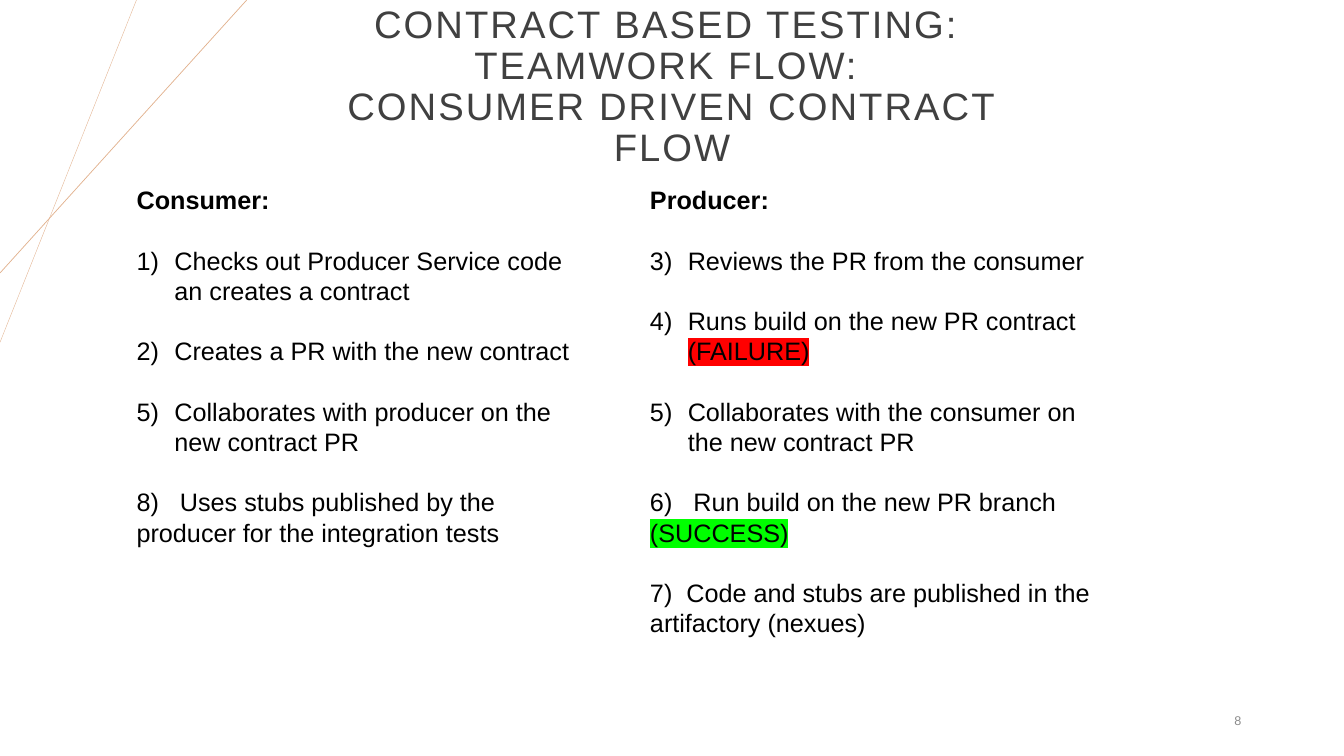
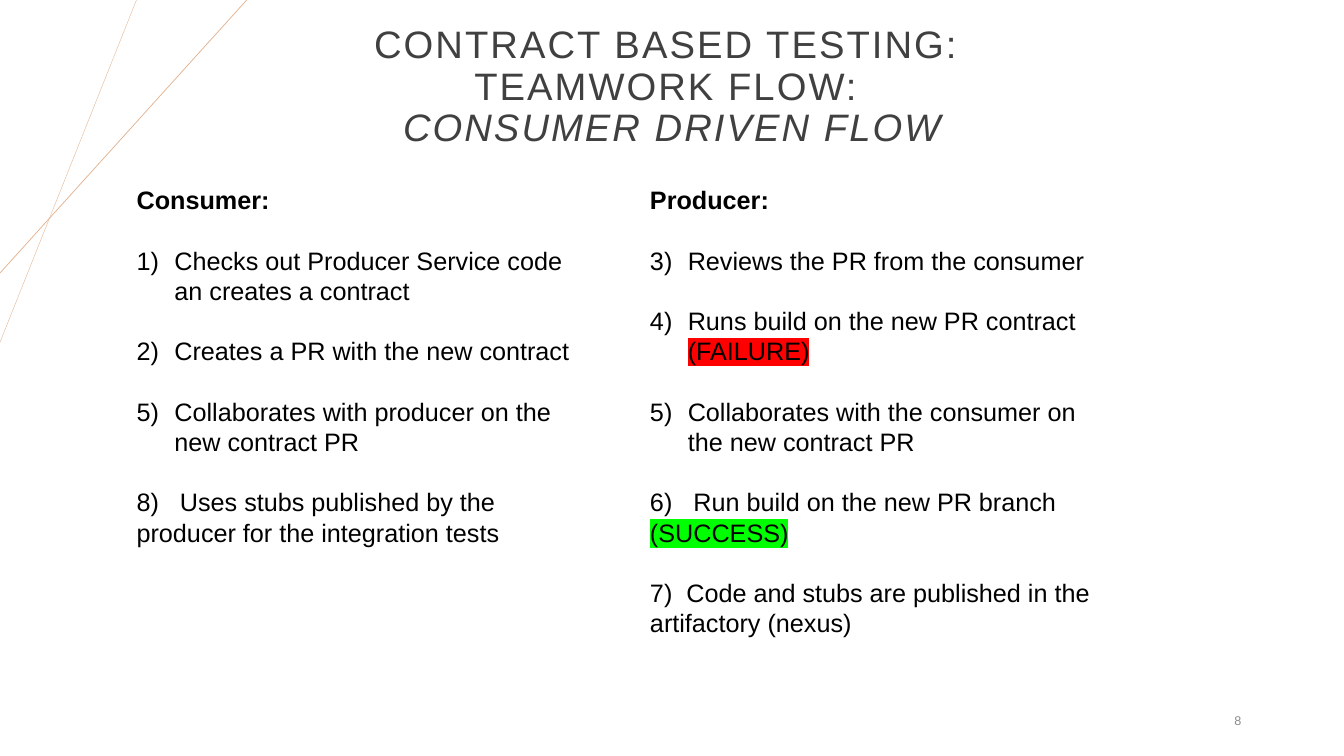
Before and after one commit to oscarmoraperez/aka-plattform, a slide deck: slide 8 of .doc/Contract based testing.pptx. Drawn at 1344x756 pixels with LibreOffice and Linux fonts; fonts in the diff are those of the drawing. Boxes give left, top, right and bottom in pixels: in the first picture for what was removed or moved away, otherwise in the second. Text is boxed around its words. In the diff, an @@ line names an element or a change of style, - is before the commit and + after.

```diff
--- a/.doc/Contract based testing.pptx
+++ b/.doc/Contract based testing.pptx
@@ text at [403,114,940,142]: text changed; italic on @@
-CONSUMER DRIVEN CONTRACT FLOW
+CONSUMER DRIVEN FLOW
@@ text at [650,583,1090,638]: text changed @@
-7) Code and stubs are published in the artifactory (nexues)
+7) Code and stubs are published in the artifactory (nexus)
```
Also in this commit, not shown: 5 other slides changed, 1 slide removed.
